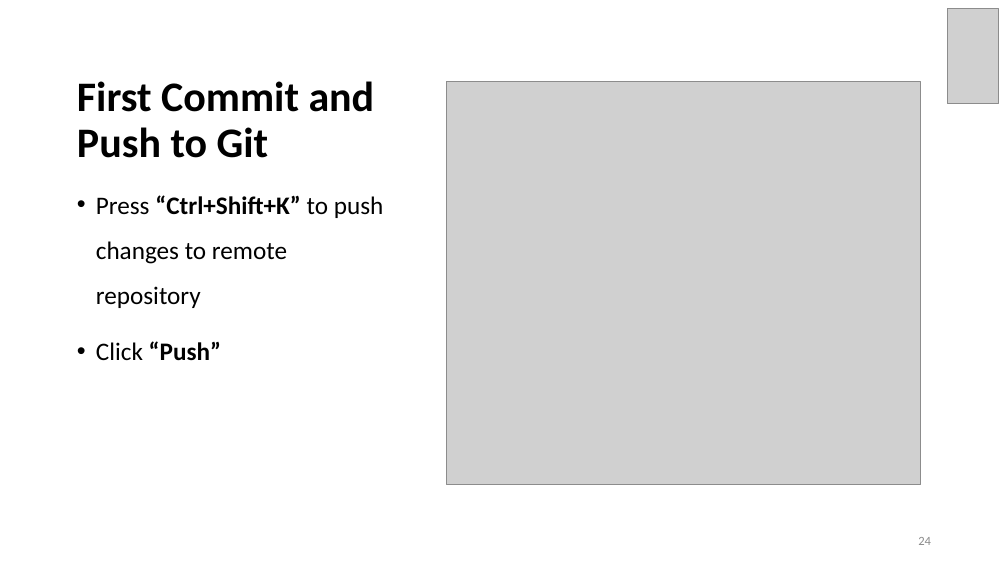
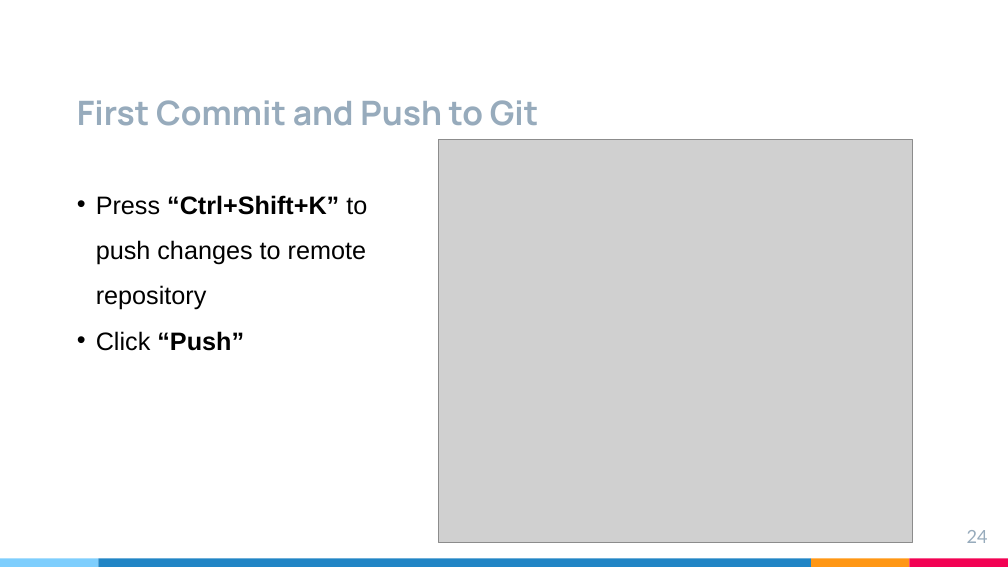
Before and after one commit to brahinets/GeekHub-J4W-9, a slide deck: slide 24 of Lectures/Lesson 01 - Gitlab + Intellij IDEA.pptx. Drawn at 1008x567 pixels with LibreOffice and Linux fonts; fonts in the diff are those of the drawing; grey boxes stand for pictures. Boxes give left, top, right and bottom in pixels: in the first picture for what was removed or moved away, otherwise in the second. Text is boxed around its words. In the diff, an @@ line names an element or a change of style, - is before the commit and + after.

Commit message:
updated presentation styles

```diff
--- a/Lectures/Lesson 01 - Gitlab + Intellij IDEA.pptx
+++ b/Lectures/Lesson 01 - Gitlab + Intellij IDEA.pptx
@@ picture removed at [948, 8, 999, 104] @@
@@ title "First Commit and Push to ...": place and size @@
-title "First Commit and Push to ..." at [77, 81, 375, 158]
+title "First Commit and Push to ..." at [77, 100, 539, 126]
@@ title "First Commit and Push to ..." at [77, 100, 539, 126]: size 40 to 32 pt, font Calibri to Manrope, text colour #000000 to #97ABBC; line spacing 0.9 to 1 @@
@@ picture: place and size @@
-picture at [447, 82, 921, 485]
+picture at [439, 140, 913, 543]
@@ text "Press “Ctrl+Shift+K” to push changes ..." at [96, 195, 367, 351]: font Calibri to Arial; less space between paragraphs @@
@@ page number: place and size @@
-page number at [918, 537, 931, 545]
+page number at [967, 530, 988, 543]
@@ page number at [967, 530, 988, 543]: size 12 to 17.3 pt, font Calibri to Lato, text colour #8C8C8C to #97ABBC; vertical alignment middle to top @@
@@ rectangle added at [0, 559, 98, 567], fill #7ECEFD @@
@@ rectangle added at [98, 559, 811, 567], fill #2185C5 @@
@@ rectangle added at [811, 559, 910, 567], fill #FF9715 @@
@@ rectangle added at [910, 559, 1008, 567], fill #F20253 @@
```
Also in this commit, not shown: 23 other slides changed, 1 slide added, 1 slide removed.
